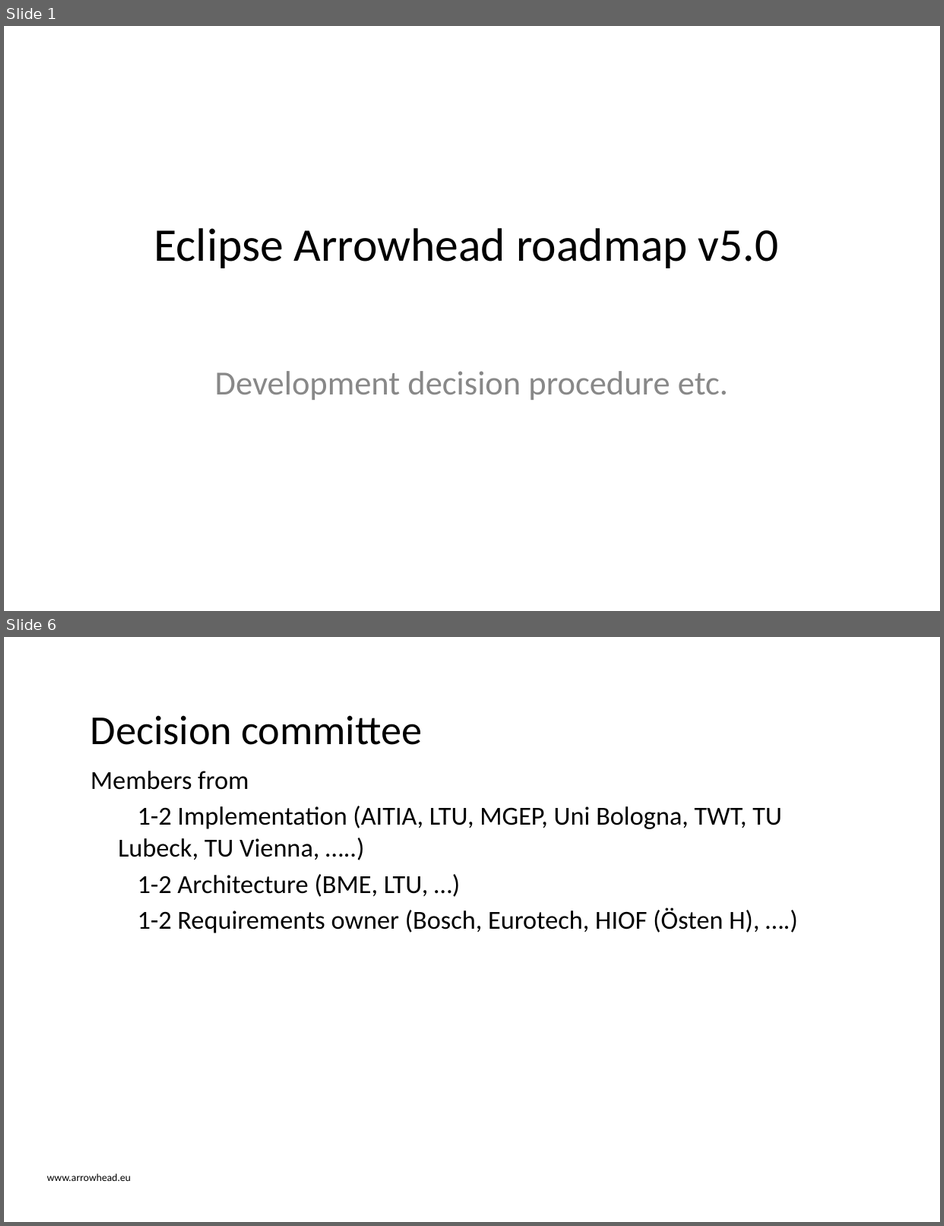
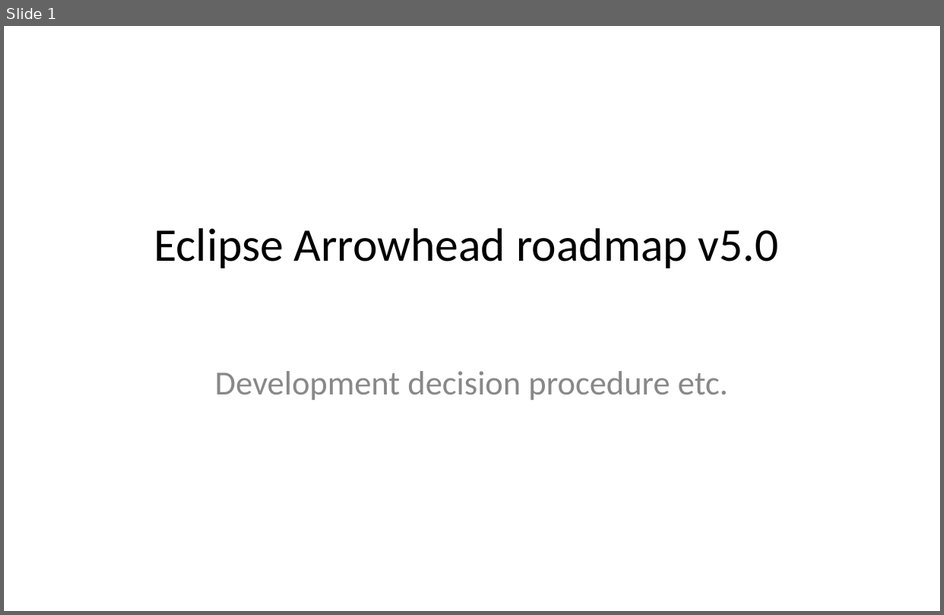
Before and after one commit to eclipse-arrowhead/roadmap, a slide deck: Governanace_strategy/Eclipse_Arrowhead_Roadmap_organisation.pptx. Shown one above the other, each under a label of ours: slides 1 and 6 before the commit, slide 1 after it; the slides between them are not shown. The pictures are 944x1226 and 944x615 pixels, drawn with LibreOffice and Linux fonts; fonts in the diff are those of the drawing; background and template pictures are left out. Boxes give left, top, right and bottom in pixels: in the first picture for what was removed or moved away, otherwise in the second. Text is boxed around its words. In the diff, an @@ line names an element or a change of style, - is before the commit and + after.

```diff
--- a/Governanace_strategy/Eclipse_Arrowhead_Roadmap_organisation.pptx
+++ b/Governanace_strategy/Eclipse_Arrowhead_Roadmap_organisation.pptx
@@ slide 6 removed at [4, 637, 940, 1222], background #FFFFFF @@
@@ title removed at [91, 715, 422, 745] @@
-Decision committee
@@ text removed at [91, 771, 782, 933] @@
-Members from
-  1-2 Implementation (AITIA, LTU, MGEP, Uni Bologna, TWT, TU Lubeck, TU Vienna, …..)
-  1-2 Architecture (BME, LTU, …)
-  1-2 Requirements owner (Bosch, Eurotech, HIOF (Östen H), ….)
@@ text removed at [47, 1174, 131, 1181] @@
-www.arrowhead.eu
```
Also in this commit, not shown: 13 slides changed, 1 slide added, 2 other slides removed, 8 other files.
